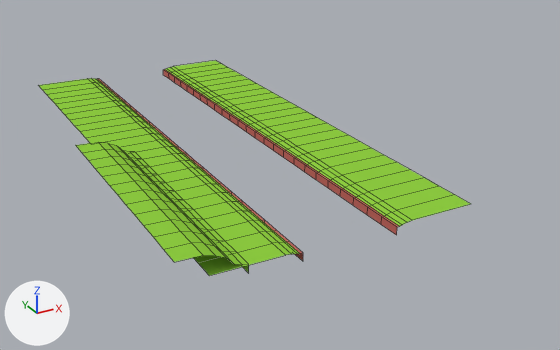
One commit to the Blender file public/assets/models/maps/FDL Circuit/offroad.blend: the scene before it, then after it.
Camera for both pictures: a 50 mm camera at (-210.0, -588.0, 223.0) aimed at (63.0, -91.0, -26.0). Every picture has the same lights, and +X, +Y and +Z are marked at lower left. The first picture is the older version. Mesh edges are drawn as thin lines.

The first picture shows 'Hill', 'Offroad1'.
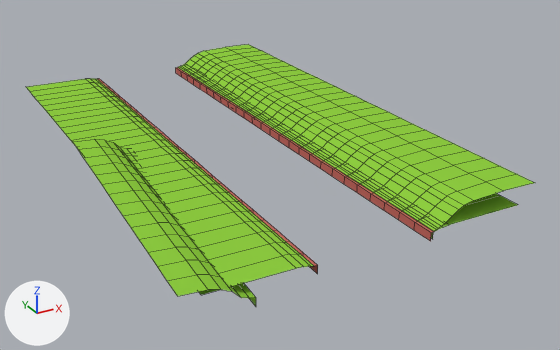
What differs and where, as boxes [x1, y1, x2, y2] in the pictures (560 x 350 px):
'Offroad1', reshaped, moved, rescaled (14% wider)
    before: [39, 60, 470, 276]
    after: [26, 66, 518, 295]
'Hill.001', added (green)
    after: [179, 44, 535, 239]
'Hill', reshaped, moved, turned
    before: [76, 142, 249, 273]
    after: [73, 139, 256, 306]
part 1 of me_cube_003, added
    after: [199, 253, 318, 295]
part 2 of me_cube_003, added
    after: [414, 196, 518, 241]
part 3 of me_cube_007, added (green)
    after: [157, 260, 221, 281]
part 4 of me_cube_007, added (green)
    after: [167, 275, 256, 306]

What the commit changed:
Material 'Grass.002' (mat_grass_002) is new.
Its base color is (0.275, 0.617, 0.0529) (green #8fce41).
Its specular ior level is 0.0.
me_cube_003 is used by ob_offroad1; location (25.5, 143.1, -1.0); scale (7.72, 8.0, 3.85).
me_cube_003 had 700 vertices, 300 faces and spanned x -12.0..12.0, y -49.0..1.0, z -1.0..1.0.
me_cube_003 now has 728 vertices, 312 faces and spans x -12.0..12.0, y -51.0..1.0, z -1.0..1.0.
me_cube_003 part 1: the loose piece of 14 vertices spanning x -12.0..-4.4, y -49.0..-47.0, z -1.0..1.0 is copied, and the copy is moved by (0.0, -2.0, 0.0); it spans x -12.0..-4.4, y -51.0..-49.0, z -1.0..1.0.
me_cube_003 part 2: the loose piece of 14 vertices spanning x 4.4..12.0, y -49.0..-47.0, z -1.0..1.0 is copied, and the copy is moved by (0.0, -2.0, 0.0); it spans x 4.4..12.0, y -51.0..-49.0, z -1.0..1.0.
me_cube_007 is used by ob_hill; location (-47.4, -63.7, 0.5); scale (7.72, 8.0, 4.0).
me_cube_007 had 192 vertices, 84 faces and spanned x -5.1..0.6, y -23.0..1.0, z -1.0..3.9.
me_cube_007 now has 224 vertices, 98 faces and spans x -5.1..0.6, y -27.0..1.0, z -1.0..3.9.
me_cube_007 part 3: the loose piece of 16 vertices spanning x -5.1..0.6, y -23.0..-21.0, z -1.0..3.9 is copied, and the copy is moved by (0.0, -2.0, 0.0); it spans x -5.1..0.6, y -25.0..-23.0, z -1.0..3.9.
me_cube_007 part 4: the loose piece of 16 vertices spanning x -5.1..0.6, y -23.0..-21.0, z -1.0..3.9 is copied, and the copy is moved by (0.0, -4.0, 0.0); it spans x -5.1..0.6, y -27.0..-25.0, z -1.0..3.9.
Other edits to the shape of me_cube_007 do not show in these pictures.
Mesh me_cube_009 is new.
It has 520 vertices, 234 faces and spans x -10.1..0.6, y -51.0..1.0, z -1.0..4.1.
It uses material mat_grass_002 (green #8fce41).
Object 'Offroad1' (ob_offroad1) moves from (25.5, 143.1, -1.0) to (32.5, 143.1, -1.0).
Object 'Offroad1' (ob_offroad1) is rescaled from (7.72, 8.0, 3.85) to (9.28, 8.0, 4.0).
Object 'Hill' (ob_hill) moves from (-47.4, -63.7, 0.5) to (-47.4, -55.2, -0.2).
Object 'Hill' (ob_hill) turns from (0, 0, 0) to (1.5, 0, -2) degrees about x, y and z.
Object 'Hill.001' (ob_hill_001) is new; it shows me_cube_009.
Its location is (80.3, -255.4, -1.0).
Its rotation in degrees is (0, 0, -180).
Its scale is (7.72, 8.0, 4.0).
